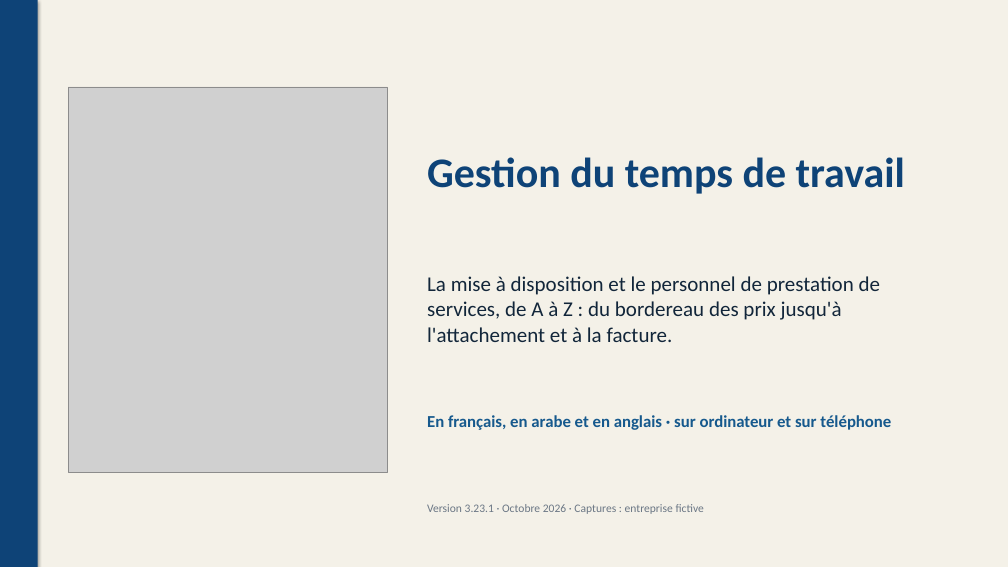
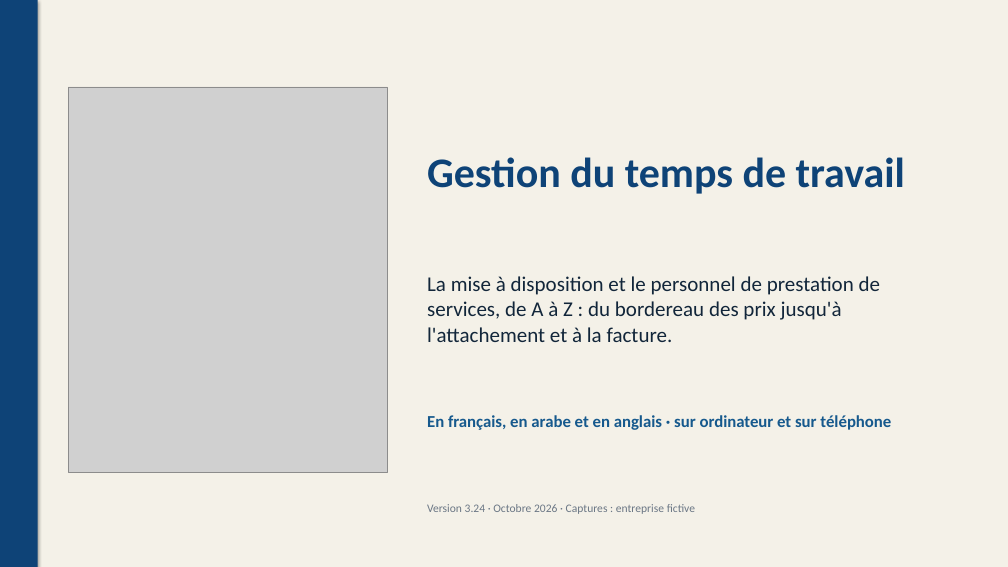
Before and after one commit to rayanem-dev/pointage-app, a slide deck: slide 1 of Kit-Sijil/Sijil-Presentation.pptx. Drawn at 1008x567 pixels with LibreOffice and Linux fonts; fonts in the diff are those of the drawing; grey boxes stand for pictures. Boxes give left, top, right and bottom in pixels: in the first picture for what was removed or moved away, otherwise in the second. Text is boxed around its words. In the diff, an @@ line names an element or a change of style, - is before the commit and + after.

```diff
--- a/Kit-Sijil/Sijil-Presentation.pptx
+++ b/Kit-Sijil/Sijil-Presentation.pptx
@@ text at (427, 504, 695, 514): text changed @@
-Version 3.23.1 · Octobre 2026 · Captures : entreprise fictive
+Version 3.24 · Octobre 2026 · Captures : entreprise fictive
```
Also in this commit, not shown: 20 other files.
